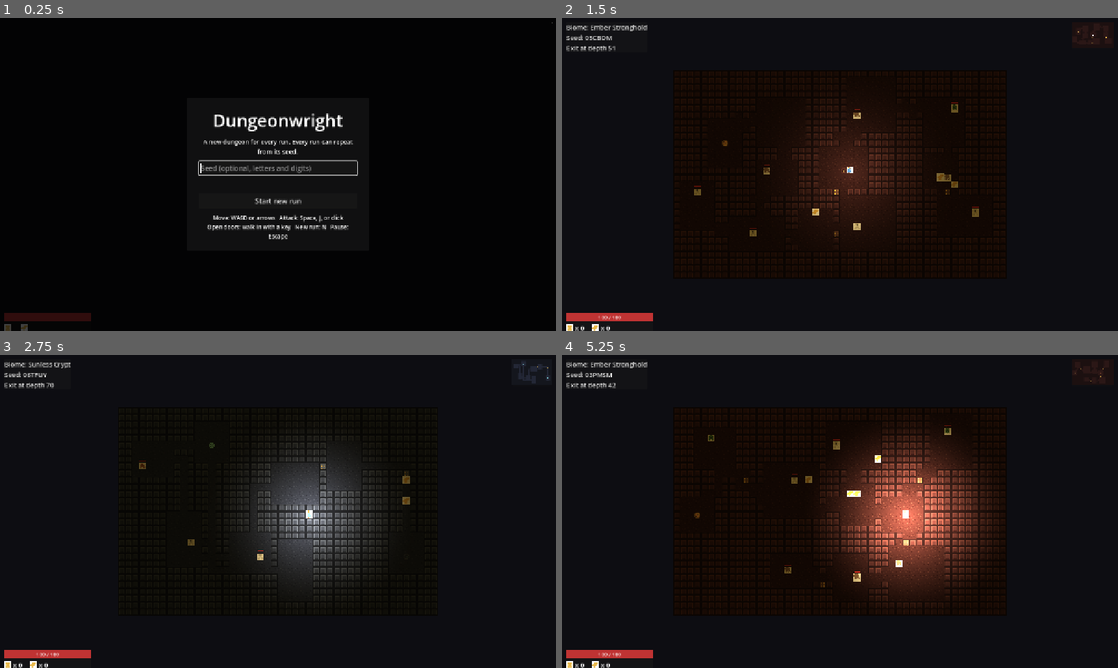
Above: before the commit, frames 1-4 (two rows, left to right).
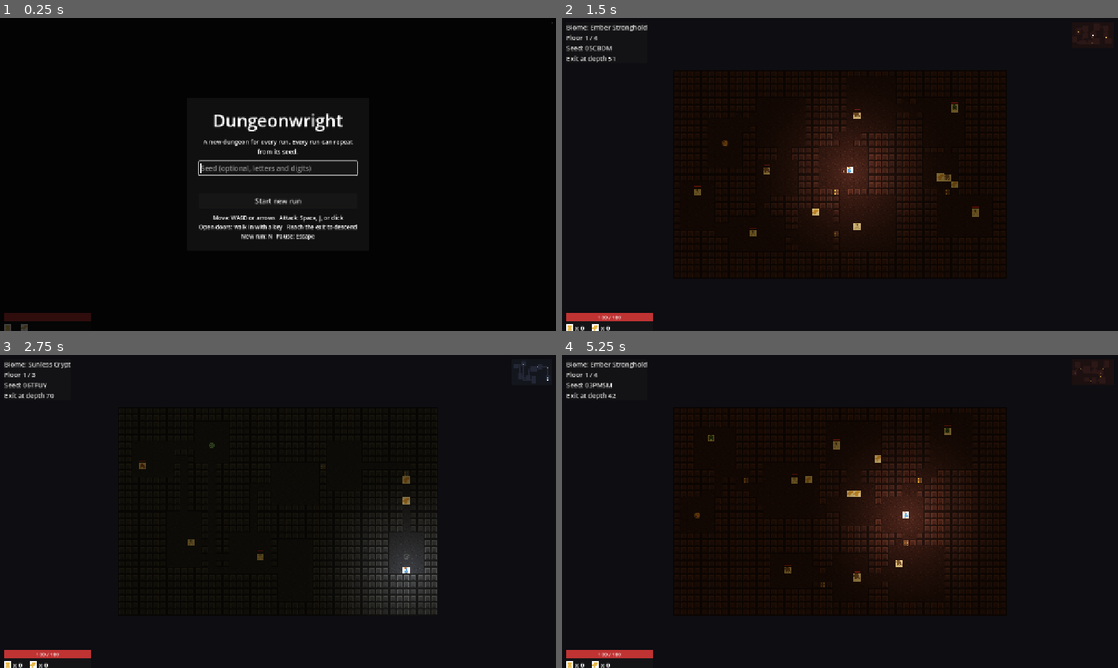
Above: after the commit, the same moments.

Repository: DanielCuevas1208/dungeonwright
Game: Godot game, scene res://scenes/main.tscn
The game is run twice, just before and just after one commit, with the same random seed, the same clock (stepped at 60 frames per second) and the same inputs.
Inputs:
- Up to frame 1 (0.25 s): no input
- Up to frame 2 (1.5 s): click "Start new run" at 0.5 s; tap Enter at 1.25 s; hold D (move_right) from 1.28 s (still down); tap J (attack) at 1.35 s
- Up to frame 3 (2.75 s): release D (move_right) at 2.03 s; hold S (move_down) from 2.03 s (still down); tap N (new_run) at 2.1 s
- Up to frame 4 (5.25 s): tap Space at 2.75 s; release S (move_down) at 2.78 s; hold D (move_right) 2.78-3.53 s; tap J (attack) at 2.85, 4.35 s; tap Enter at 3.5 s; hold W (move_up) 3.53-4.28 s; tap N (new_run) at 3.6 s; hold A (move_left) 4.28-5 s; tap Escape (pause) at 4.9 s; click "Start new run" at 5 s

The runs differ from the first frame. In frame 1, 0.5% of the frame differs, in the area x 35-65%, y 66-71%; in frame 2, 0.3%; in frame 3, 8.9%; in frame 4, 9.6%, in the area x 0-77%, y 5-77%.

Commit message:
feat: extend dungeonwright

Diff:
--- a/scripts/actors/player.gd
+++ b/scripts/actors/player.gd
@@ -40,6 +40,8 @@
 var _attack_timer := 0.0
 var _sprite: Sprite2D = null
 
+## Prepares the hero for a floor. Call once per floor; the hero keeps
+## its coins and shards, and its visuals are created only once.
 func setup(
 	p_stats: CombatStats,
 	p_start: Vector2i,
@@ -51,11 +53,12 @@
 	view = p_view
 	occupancy = p_occupancy
 	position = view.tile_to_world(grid_pos)
-	_sprite = Sprite2D.new()
-	_sprite.texture = TileArt.entity_texture(&"player")
-	_sprite.centered = true
-	add_child(_sprite)
-	_add_light()
+	if _sprite == null:
+		_create_visuals()
+	_from = grid_pos
+	_to = grid_pos
+	_progress = 1.0
+	_moving = false
 	emit_hud()
 
 func _physics_process(p_delta: float) -> void:
@@ -159,6 +162,13 @@
 	tween.tween_property(_sprite, "modulate", Color(3.0, 0.4, 0.4), 0.08)
 	tween.tween_property(_sprite, "modulate", Color.WHITE, 0.12)
 
+func _create_visuals() -> void:
+	_sprite = Sprite2D.new()
+	_sprite.texture = TileArt.entity_texture(&"player")
+	_sprite.centered = true
+	add_child(_sprite)
+	_add_light()
+
 func _add_light() -> void:
 	var light := PointLight2D.new()
 	light.texture = _soft_light_texture()
--- /dev/null
+++ b/scripts/core/descent.gd
@@ -0,0 +1,27 @@
+class_name Descent
+extends RefCounted
+## Deterministic seed chain for a multi-floor run.
+##
+## A run starts from one seed. Every floor uses a child seed derived
+## from the parent with a fixed mixer, so a single seed replays every
+## floor in the same order. The chain never touches platform state.
+
+## Returns the seed for a floor in a run. Floors start at 1.
+static func floor_seed(p_run_seed: int, p_floor: int) -> int:
+	var value := p_run_seed & SeededRng.SEED_MASK
+	if p_floor <= 1:
+		return value
+	for i in p_floor - 1:
+		value = _mix(value)
+	return value & SeededRng.SEED_MASK
+
+## The number of floors a run covers for the given biome.
+static func floor_count(p_config: DungeonConfig) -> int:
+	return maxi(1, p_config.max_floors)
+
+## Mixes one floor seed into the next with a fixed hash.
+static func _mix(p_value: int) -> int:
+	var x := (p_value + 0x9E3779B9) & 0xFFFFFFFF
+	x = ((x ^ (x >> 16)) * 0x21F0AAAD) & 0xFFFFFFFF
+	x = ((x ^ (x >> 15)) * 0x735A2D97) & 0xFFFFFFFF
+	return (x ^ (x >> 15)) & 0xFFFFFFFF
--- a/scripts/core/run_state.gd
+++ b/scripts/core/run_state.gd
@@ -13,6 +13,12 @@
 static var status: RunStatus = RunStatus.IDLE
 static var started_at: float = 0.0
 static var finished_at: float = 0.0
+## The current floor of the run. Floors start at 1.
+static var floor: int = 1
+## The number of floors the run covers.
+static var max_floors: int = 1
+## The number of floors the hero cleared so far.
+static var floors_cleared: int = 0
 
 ## Elapsed play time in seconds for the current run.
 static func elapsed() -> float:
--- a/scripts/dungeon/biomes.gd
+++ b/scripts/dungeon/biomes.gd
@@ -33,6 +33,7 @@
 	config.room_max = 9
 	config.corridor_style = DungeonConfig.CorridorStyle.elbow
 	config.loop_chance = 0.25
+	config.max_floors = 3
 	config.door_count_min = 2
 	config.door_count_max = 3
 	config.monster_density = 0.5
@@ -59,6 +60,7 @@
 	config.room_max = 12
 	config.corridor_style = DungeonConfig.CorridorStyle.winding
 	config.loop_chance = 0.5
+	config.max_floors = 3
 	config.door_count_min = 1
 	config.door_count_max = 2
 	config.monster_density = 0.4
@@ -86,6 +88,7 @@
 	config.room_max = 8
 	config.corridor_style = DungeonConfig.CorridorStyle.straight
 	config.loop_chance = 0.15
+	config.max_floors = 4
 	config.door_count_min = 3
 	config.door_count_max = 4
 	config.monster_density = 0.65
--- a/scripts/dungeon/dungeon_config.gd
+++ b/scripts/dungeon/dungeon_config.gd
@@ -23,6 +23,7 @@
 var room_max: int = 9
 var corridor_style: StringName = CorridorStyle.elbow
 var loop_chance: float = 0.25
+var max_floors: int = 1
 var door_count_min: int = 2
 var door_count_max: int = 3
 var monster_density: float = 0.5
@@ -47,6 +48,8 @@
 		problems.append("monster density must be between 0 and 1")
 	if loop_chance < 0.0 or loop_chance > 1.0:
 		problems.append("loop chance must be between 0 and 1")
+	if max_floors < 1:
+		problems.append("max floors must be at least 1")
 	if monster_table.is_empty():
 		problems.append("monster table is empty")
 	if palette.is_empty():
--- a/scripts/dungeon/dungeon_generator.gd
+++ b/scripts/dungeon/dungeon_generator.gd
@@ -1,6 +1,6 @@
 class_name DungeonGenerator
 extends RefCounted
-## Builds a solvable dungeon from a seed and a biome.
+## Builds one floor of a solvable dungeon from a seed and a biome.
 ##
 ## The generator follows a fixed pipeline:
 ##   1. Place rooms without overlaps.
@@ -13,11 +13,18 @@
 ##   7. Scatter monsters in the rooms.
 ##
 ## Every step uses the same SeededRng, so a seed always produces the
-## same dungeon.
-
-func generate(p_config: DungeonConfig, p_seed: int) -> DungeonResult:
+## same dungeon. Multi-floor runs pass p_floor and the base run seed so
+## the result can report which floor it describes.
+func generate(
+	p_config: DungeonConfig,
+	p_seed: int,
+	p_floor: int = 1,
+	p_run_seed: int = -1
+) -> DungeonResult:
 	var result := DungeonResult.new()
 	result.seed_value = p_seed
+	result.run_seed = p_seed if p_run_seed < 0 else p_run_seed
+	result.floor = p_floor
 	result.config = p_config
 
 	var rng := SeededRng.new(p_seed)
--- a/scripts/dungeon/dungeon_result.gd
+++ b/scripts/dungeon/dungeon_result.gd
@@ -6,6 +6,10 @@
 ## the start, the exit, keys, doors, and monster spawns.
 
 var seed_value: int = 0
+## The seed that started the whole run. It never changes between floors.
+var run_seed: int = 0
+## The floor of the run that this result describes. Floors start at 1.
+var floor: int = 1
 var config: DungeonConfig = null
 var map: DungeonMap = null
 var rooms: Array[Room] = []
@@ -39,3 +43,7 @@
 ## The number of monster spawns.
 func monster_count() -> int:
 	return monster_spawns.size()
+
+## True when this floor is the last floor of the run.
+func is_final_floor() -> bool:
+	return config != null and floor >= Descent.floor_count(config)
--- a/scripts/main.gd
+++ b/scripts/main.gd
@@ -31,9 +31,13 @@
 var _ended := false
 var _beacon_phase := 0.0
 var _beacon: Sprite2D = null
+var _transition_layer: CanvasLayer = null
 
 func _ready() -> void:
 	_wire_signals()
+	_transition_layer = CanvasLayer.new()
+	_transition_layer.layer = 100
+	add_child(_transition_layer)
 	get_tree().paused = true
 	menu_overlay.show_menu(false)
 
@@ -66,7 +70,7 @@
 	_collect_pickups()
 	_pulse_beacon(p_delta)
 	if not _ended and player.grid_pos == run.exit_pos:
-		_on_victory()
+		_on_floor_exit()
 
 func _on_start_requested(p_seed_text: String) -> void:
 	var text := p_seed_text.strip_edges()
@@ -93,7 +97,14 @@
 func _start_run(p_seed_value: int) -> void:
 	run_seed = p_seed_value
 	biome = Biomes.random(SeededRng.new(p_seed_value ^ 0x5EED))
-	run = DungeonGenerator.new().generate(biome, p_seed_value)
+	player.coins = 0
+	player.shards = 0
+	_start_floor(1)
+
+## Starts the given floor of the current run. Floors start at 1.
+func _start_floor(p_floor: int) -> void:
+	var floor_seed := Descent.floor_seed(run_seed, p_floor)
+	run = DungeonGenerator.new().generate(biome, floor_seed, p_floor, run_seed)
 
 	_clear_world()
 	occupancy.clear()
@@ -105,6 +116,7 @@
 		"health": biome.starting_health,
 		"damage": biome.player_damage,
 	})
+	player.keys_held = 0
 	player.setup(stats, run.start_pos, dungeon_view, occupancy)
 	occupancy[run.start_pos] = player
 	player.can_enter = _hero_can_enter
@@ -123,19 +135,29 @@
 	_apply_camera_limits()
 	ambient.color = Color(biome.palette.get(&"accent", Color.WHITE)).darkened(0.55)
 
-	hud.set_run(biome.display_name, SeededRng.encode_seed(p_seed_value), run.depth)
+	hud.set_run(
+		biome.display_name,
+		SeededRng.encode_seed(run_seed),
+		run.depth,
+		p_floor,
+		Descent.floor_count(biome),
+	)
 	hud.set_minimap(dungeon_view.build_minimap_image(), run.map.width, run.map.height)
 
-	RunState.seed_value = p_seed_value
-	RunState.seed_string = SeededRng.encode_seed(p_seed_value)
+	RunState.seed_value = run_seed
+	RunState.seed_string = SeededRng.encode_seed(run_seed)
 	RunState.biome_id = biome.id
+	RunState.floor = p_floor
+	RunState.max_floors = Descent.floor_count(biome)
+	if p_floor == 1:
+		RunState.floors_cleared = 0
+		RunState.started_at = Time.get_ticks_msec() / 1000.0
 	RunState.status = RunState.RunStatus.ACTIVE
-	RunState.started_at = Time.get_ticks_msec() / 1000.0
 
 	menu_overlay.hide_menu()
 	result_overlay.hide_result()
 	get_tree().paused = false
-	run_started.emit(p_seed_value)
+	run_started.emit(run_seed)
 
 func _spawn_monster(p_position: Vector2i, p_monster_id: StringName) -> void:
 	var spec := MonsterSpecs.by_id(p_monster_id)
@@ -208,22 +230,48 @@
 		SeededRng.encode_seed(run_seed),
 		run.depth,
 		player.coins,
-		RunState.elapsed()
+		RunState.elapsed(),
+		RunState.floors_cleared,
+		RunState.max_floors
 	)
 	get_tree().paused = true
 
+## Called when the hero reaches a floor exit.
+## The run ends only when the hero clears the final floor.
+func _on_floor_exit() -> void:
+	if _ended:
+		return
+	if run.is_final_floor():
+		_on_victory()
+	else:
+		_descend()
+
+## Moves the hero down to the next floor of the same run.
+func _descend() -> void:
+	RunState.floors_cleared = run.floor
+	var next_floor := run.floor + 1
+	TransitionOverlay.play(
+		_transition_layer,
+		"Floor cleared",
+		"Descending to floor %d of %d" % [next_floor, RunState.max_floors]
+	)
+	_start_floor(next_floor)
+
 func _on_victory() -> void:
 	if _ended:
 		return
 	_ended = true
 	RunState.status = RunState.RunStatus.WON
+	RunState.floors_cleared = RunState.max_floors
 	RunState.finished_at = Time.get_ticks_msec() / 1000.0
 	result_overlay.show_result(
 		true,
 		SeededRng.encode_seed(run_seed),
 		run.depth,
 		player.coins,
-		RunState.elapsed()
+		RunState.elapsed(),
+		RunState.floors_cleared,
+		RunState.max_floors
 	)
 	get_tree().paused = true
 
--- a/scripts/ui/hud.gd
+++ b/scripts/ui/hud.gd
@@ -6,6 +6,7 @@
 ## and a minimap with the hero position.
 
 var biome_label: Label = null
+var floor_label: Label = null
 var seed_label: Label = null
 var depth_label: Label = null
 var hp_fill: ColorRect = null
@@ -27,8 +28,15 @@
 	_build_bottom_panel()
 	_build_minimap()
 
-func set_run(p_biome: String, p_seed: String, p_depth: int) -> void:
+func set_run(
+	p_biome: String,
+	p_seed: String,
+	p_depth: int,
+	p_floor: int = 1,
+	p_max_floors: int = 1
+) -> void:
 	biome_label.text = "Biome: " + p_biome
+	floor_label.text = "Floor %d / %d" % [p_floor, p_max_floors]
 	seed_label.text = "Seed: " + p_seed
 	depth_label.text = "Exit at depth " + str(p_depth)
 
@@ -71,9 +79,11 @@
 	box.add_theme_constant_override("separation", 2)
 	panel.add_child(box)
 	biome_label = _label("", 15)
+	floor_label = _label("", 15)
 	seed_label = _label("", 15)
 	depth_label = _label("", 15)
 	box.add_child(biome_label)
+	box.add_child(floor_label)
 	box.add_child(seed_label)
 	box.add_child(depth_label)
 	add_child(panel)
--- a/scripts/ui/menu_overlay.gd
+++ b/scripts/ui/menu_overlay.gd
@@ -84,7 +84,7 @@
 	_continue_button.custom_minimum_size = Vector2(0, 36)
 
 	var hint := Label.new()
-	hint.text = "Move: WASD or arrows   Attack: Space, J, or click\nOpen doors: walk in with a key   New run: N   Pause: Escape"
+	hint.text = "Move: WASD or arrows   Attack: Space, J, or click\nOpen doors: walk in with a key   Reach the exit to descend\nNew run: N   Pause: Escape"
 	hint.horizontal_alignment = HORIZONTAL_ALIGNMENT_CENTER
 	hint.autowrap_mode = TextServer.AUTOWRAP_WORD_SMART
 	hint.add_theme_font_size_override("font_size", 13)
--- a/scripts/ui/result_overlay.gd
+++ b/scripts/ui/result_overlay.gd
@@ -16,14 +16,22 @@
 	visible = false
 	_build()
 
-func show_result(p_won: bool, p_seed: String, p_depth: int, p_coins: int, p_time: float) -> void:
+func show_result(
+	p_won: bool,
+	p_seed: String,
+	p_depth: int,
+	p_coins: int,
+	p_time: float,
+	p_floors_cleared: int = 0,
+	p_max_floors: int = 1
+) -> void:
 	visible = true
 	_title.text = "Victory" if p_won else "Defeat"
 	_title.add_theme_color_override("font_color", Color("#7fe8b9") if p_won else Color("#e07070"))
 	var minutes := int(p_time) / 60
 	var seconds := int(p_time) % 60
-	_summary.text = "Seed: %s\nDepth: %d\nCoins: %d\nTime: %d:%02d" % [
-		p_seed, p_depth, p_coins, minutes, seconds,
+	_summary.text = "Seed: %s\nFloor: %d / %d\nDepth: %d\nCoins: %d\nTime: %d:%02d" % [
+		p_seed, p_floors_cleared, p_max_floors, p_depth, p_coins, minutes, seconds,
 	]
 	_same_seed_button.visible = p_won
 
--- /dev/null
+++ b/scripts/ui/transition_overlay.gd
@@ -0,0 +1,73 @@
+class_name TransitionOverlay
+extends Control
+## A brief full-screen message for floor changes.
+##
+## The overlay fades in, holds, and fades out on its own. The caller only
+## adds it to the tree; it frees itself when the tween finishes.
+
+const FADE_IN := 0.18
+const HOLD := 0.7
+const FADE_OUT := 0.4
+
+## Shows a message and returns. The overlay frees itself.
+static func play(p_parent: Node, p_title: String, p_subtitle: String) -> void:
+	var overlay := TransitionOverlay.new()
+	p_parent.add_child(overlay)
+	overlay._show(p_title, p_subtitle)
+
+func _ready() -> void:
+	process_mode = Node.PROCESS_MODE_ALWAYS
+	mouse_filter = Control.MOUSE_FILTER_IGNORE
+	_build()
+
+func _show(p_title: String, p_subtitle: String) -> void:
+	var dim: ColorRect = $Dim
+	var title: Label = $Center/Box/Title
+	var subtitle: Label = $Center/Box/Subtitle
+	title.text = p_title
+	subtitle.text = p_subtitle
+	dim.modulate.a = 0.0
+	title.modulate.a = 0.0
+	subtitle.modulate.a = 0.0
+
+	var tween := create_tween()
+	tween.set_pause_mode(Tween.TWEEN_PAUSE_PROCESS)
+	tween.tween_property(dim, "modulate:a", 0.6, FADE_IN)
+	tween.parallel().tween_property(title, "modulate:a", 1.0, FADE_IN)
+	tween.parallel().tween_property(subtitle, "modulate:a", 1.0, FADE_IN)
+	tween.tween_interval(HOLD)
+	tween.tween_property(dim, "modulate:a", 0.0, FADE_OUT)
+	tween.parallel().tween_property(title, "modulate:a", 0.0, FADE_OUT)
+	tween.parallel().tween_property(subtitle, "modulate:a", 0.0, FADE_OUT)
+	tween.tween_callback(queue_free)
+
+func _build() -> void:
+	set_anchors_preset(Control.PRESET_FULL_RECT)
+
+	var dim := ColorRect.new()
+	dim.name = "Dim"
+	dim.color = Color(0.02, 0.02, 0.05, 0.6)
+	dim.set_anchors_preset(Control.PRESET_FULL_RECT)
+	add_child(dim)
+
+	var center := CenterContainer.new()
+	center.name = "Center"
+	center.set_anchors_preset(Control.PRESET_FULL_RECT)
+	var box := VBoxContainer.new()
+	box.name = "Box"
+	box.add_theme_constant_override("separation", 8)
+
+	var title := Label.new()
+	title.name = "Title"
+	title.horizontal_alignment = HORIZONTAL_ALIGNMENT_CENTER
+	title.add_theme_font_size_override("font_size", 42)
+
+	var subtitle := Label.new()
+	subtitle.name = "Subtitle"
+	subtitle.horizontal_alignment = HORIZONTAL_ALIGNMENT_CENTER
+	subtitle.add_theme_font_size_override("font_size", 18)
+
+	box.add_child(title)
+	box.add_child(subtitle)
+	center.add_child(box)
+	add_child(center)
--- /dev/null
+++ b/tests/integration/test_descent_run.gd
@@ -0,0 +1,52 @@
+extends GutTest
+## End-to-end descent: every floor of a run stays solvable, and each
+## floor of one run differs from the others.
+
+func test_every_floor_of_every_biome_is_solvable() -> void:
+	var generator := DungeonGenerator.new()
+	for biome in Biomes.all():
+		for run_seed in [11, 22, 33, 44, 55]:
+			for floor in range(1, biome.max_floors + 1):
+				var floor_seed := Descent.floor_seed(run_seed, floor)
+				var result := generator.generate(biome, floor_seed, floor, run_seed)
+				assert_true(
+					result.solvable,
+					"%s seed %d floor %d is not solvable" % [biome.id, run_seed, floor]
+				)
+				assert_eq(result.floor, floor)
+
+func test_floors_of_one_run_produce_different_maps() -> void:
+	var biome := Biomes.ember_stronghold()
+	var generator := DungeonGenerator.new()
+	var run_seed := 606
+	var first := generator.generate(biome, Descent.floor_seed(run_seed, 1), 1, run_seed)
+	var second := generator.generate(biome, Descent.floor_seed(run_seed, 2), 2, run_seed)
+	var differences := 0
+	for y in first.map.height:
+		for x in first.map.width:
+			if first.map.get_tile(x, y) != second.map.get_tile(x, y):
+				differences += 1
+	assert_gt(differences, 100)
+	assert_ne(first.exit_pos, second.exit_pos)
+
+func test_exit_stays_reachable_on_every_floor() -> void:
+	var generator := DungeonGenerator.new()
+	for biome in Biomes.all():
+		var run_seed := 707
+		for floor in range(1, biome.max_floors + 1):
+			var result := generator.generate(biome, Descent.floor_seed(run_seed, floor), floor, run_seed)
+			assert_true(
+				Pathfinding.reaches(result.map, result.start_pos, result.exit_pos, true),
+				"%s floor %d" % [biome.id, floor]
+			)
+
+func test_replay_of_a_run_repeats_every_floor() -> void:
+	var biome := Biomes.crypt()
+	var generator := DungeonGenerator.new()
+	var run_seed := 808
+	for floor in range(1, biome.max_floors + 1):
+		var a := generator.generate(biome, Descent.floor_seed(run_seed, floor), floor, run_seed)
+		var b := generator.generate(biome, Descent.floor_seed(run_seed, floor), floor, run_seed)
+		assert_eq(a.map._cells, b.map._cells)
+		assert_eq(a.doors.size(), b.doors.size())
+		assert_eq(a.exit_pos, b.exit_pos)
--- /dev/null
+++ b/tests/unit/test_descent.gd
@@ -0,0 +1,63 @@
+extends GutTest
+## The descent seed chain: deterministic, distinct, and bound to the
+## biome floor count.
+
+func test_floor_one_uses_the_run_seed() -> void:
+	for seed in [0, 1, 12345, 16777215]:
+		assert_eq(Descent.floor_seed(seed, 1), seed)
+
+func test_floor_seeds_are_deterministic() -> void:
+	for run_seed in [7, 99, 424242]:
+		var first := Descent.floor_seed(run_seed, 3)
+		var second := Descent.floor_seed(run_seed, 3)
+		assert_eq(first, second)
+
+func test_floor_seeds_differ_within_a_run() -> void:
+	var run_seed := 54321
+	var seen := {}
+	for floor in range(1, 9):
+		var seed := Descent.floor_seed(run_seed, floor)
+		assert_false(seen.has(seed), "floor %d repeats a seed" % floor)
+		seen[seed] = true
+
+func test_floor_seeds_stay_in_seed_range() -> void:
+	for run_seed in [1, 2, 3, 65536, 16777215]:
+		for floor in range(1, 9):
+			var seed := Descent.floor_seed(run_seed, floor)
+			assert_between(seed, 0, SeededRng.SEED_MASK)
+
+func test_generator_reports_the_floor_and_run_seed() -> void:
+	var biome := Biomes.crypt()
+	var base := 31415
+	for floor in [1, 2, 3]:
+		var result := DungeonGenerator.new().generate(
+			biome, Descent.floor_seed(base, floor), floor, base
+		)
+		assert_eq(result.floor, floor)
+		assert_eq(result.run_seed, base)
+		assert_eq(result.seed_value, Descent.floor_seed(base, floor))
+
+func test_single_floor_calls_keep_the_old_defaults() -> void:
+	var biome := Biomes.crypt()
+	var result := DungeonGenerator.new().generate(biome, 999)
+	assert_eq(result.floor, 1)
+	assert_eq(result.run_seed, 999)
+	assert_eq(result.seed_value, 999)
+
+func test_every_biome_supports_more_than_one_floor() -> void:
+	for biome in Biomes.all():
+		assert_gte(biome.max_floors, 2, biome.id)
+
+func test_max_floors_validates_positive() -> void:
+	var biome := Biomes.crypt()
+	biome.max_floors = 0
+	assert_false(biome.is_valid())
+	assert_true(biome.validate().has("max floors must be at least 1"))
+
+func test_is_final_floor_matches_floor_count() -> void:
+	var biome := Biomes.ember_stronghold()
+	for floor in range(1, biome.max_floors + 1):
+		var result := DungeonGenerator.new().generate(
+			biome, Descent.floor_seed(77, floor), floor, 77
+		)
+		assert_eq(result.is_final_floor(), floor == biome.max_floors)
--- a/tools/smoke.gd
+++ b/tools/smoke.gd
@@ -1,9 +1,9 @@
 extends SceneTree
 ## Headless smoke test for CI.
 ##
-## Loads the main scene, starts a fixed-seed run, lets the engine run a
-## few frames, then verifies the world is live and solvable. Exits with
-## code 0 on success and code 1 on failure.
+## Loads the main scene, starts a fixed-seed run, clears every floor,
+## and verifies the world stays live and solvable. The final floor
+## awards victory. Exits with code 0 on success and code 1 on failure.
 
 var _main: Main = null
 var _failed := false
@@ -34,26 +34,67 @@
 	if _failed:
 		quit(1)
 		return
-	_verify()
+	_verify_floor(1)
+	if _failed:
+		quit(1)
+		return
 
-func _verify() -> void:
+	var max_floors := Descent.floor_count(_main.biome)
+	for floor in range(2, max_floors + 1):
+		print("[smoke] descending to floor %d" % floor)
+		_step_onto_exit()
+		for i in 8:
+			await physics_frame
+		if _failed:
+			quit(1)
+			return
+		_verify_floor(floor)
+		if _failed:
+			quit(1)
+			return
+
+	print("[smoke] clearing the final floor")
+	_step_onto_exit()
+	for i in 8:
+		await physics_frame
+
+	if _failed:
+		quit(1)
+		return
+
+	if not _main._ended:
+		_fail("victory did not trigger on the final floor")
+	elif RunState.status != RunState.RunStatus.WON:
+		_fail("run did not end in victory")
+	elif RunState.floors_cleared != RunState.max_floors:
+		_fail("floors cleared does not match the run length")
+
+	if _failed:
+		print("[smoke] FAILED")
+		quit(1)
+	else:
+		print("Smoke test passed: seed 12345 cleared %d floors." % max_floors)
+		quit(0)
+
+func _step_onto_exit() -> void:
+	_main.player.grid_pos = _main.run.exit_pos
+	_main.player.position = _main.dungeon_view.tile_to_world(_main.run.exit_pos)
+
+func _verify_floor(p_expected_floor: int) -> void:
 	if _main.run == null:
 		_fail("no run was generated")
 	elif _main.player == null:
 		_fail("player was not spawned")
+	elif _main.run.floor != p_expected_floor:
+		_fail("expected floor %d, got %d" % [p_expected_floor, _main.run.floor])
 	elif _main.player.grid_pos != _main.run.start_pos:
 		_fail("player is not at the start tile")
 	elif not Pathfinding.reaches(_main.run.map, _main.run.start_pos, _main.run.exit_pos, true):
 		_fail("exit is not reachable from the start")
 	elif not _main.run.solvable:
 		_fail("dungeon is not solvable")
-
-	if _failed:
-		print("[smoke] FAILED")
-		quit(1)
-	else:
-		print("Smoke test passed: seed 12345 spawned a solvable dungeon.")
-		quit(0)
+	elif p_expected_floor == 1 and _main.player.coins != 0:
+		_fail("a fresh run must start with zero coins")
 
 func _fail(p_message: String) -> void:
 	_failed = true
Not shown, added: scripts/core/descent.gd.uid
Not shown, added: scripts/ui/transition_overlay.gd.uid
Not shown, added: tests/integration/test_descent_run.gd.uid
Not shown, added: tests/unit/test_descent.gd.uid
Not shown, changed: .github/workflows/ci.yml
Not shown, added: CHANGELOG.md
Not shown, changed: docs/architecture.md
